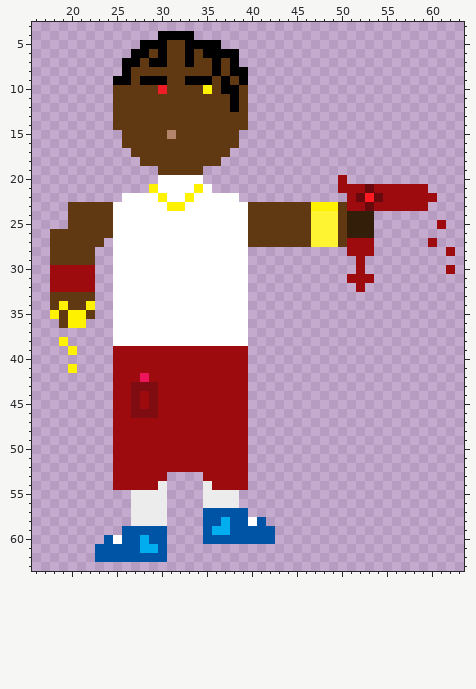
Pixel-art sprite -- sprites/s_condiment_man/layers/76d1fe97-7a9c-473a-a605-c722291c59cf/412bb4fb-5cac-466c-a00d-03a514fd76bd.png. That is the earlier state.
The file is 64x64 pixels. Shown: x 16..63, y 3..63.
After the commit:
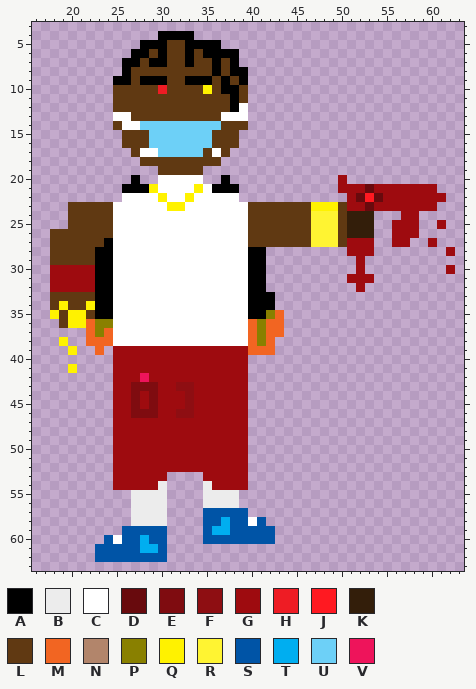
Palette (. is transparent): A #000000  B #ececec  C #ffffff  D #680a0d  E #7f0c10  F #8e0e12  G #9e0b0f  H #ee1c24  J #ff1921  K #331e0a  L #603912  M #f26522  N #b2856b  P #898000  Q #fff200  R #fff432  S #0054a6  T #00aef0  U #6dd0f7  V #ee145b
Changes in this commit:
Colour A now appears in row 20 at x 27 and 37; in row 21 at x 26 to 28 and 36 to 38; in row 27 at x 24; in rows 28 to 32 at x 23 to 24 and 40 to 41; in rows 33 to 34 at x 23 to 24 and 40 to 42; in row 35 at x 23 to 24 and 40 to 41.
The author changed colour L to colour C in row 12 at x 39; in row 13 at x 25 to 26 and 37 to 39; in row 14 at x 26 to 27; in row 17 at x 28 to 29 and 36.
The author changed colour G to colour F in row 43 at x 32 to 33; in rows 44 to 45 at x 33; in row 46 at x 32 to 33.
Colour G now appears in row 21 at x 60; in row 22 at x 61; in row 23 at x 60; in row 24 at x 57 to 58; in rows 25 to 26 at x 56 to 58; in row 27 at x 56 to 57.
Colour M now appears in row 35 at x 43; in row 36 at x 22, 40 and 42 to 43; in row 37 at x 22, 24, 40 and 42 to 43; in row 38 at x 22 to 24, 40 and 42; in row 39 at x 23 and 40 to 42.
Colour P now appears in row 35 at x 42; in row 36 at x 23 to 24 and 41; in row 37 at x 23 and 41; in row 38 at x 41.
The author changed colour L to colour U in row 14 at x 28 to 36; in row 15 at x 29 to 30 and 32 to 35; in row 16 at x 29 to 35; in row 17 at x 30 to 34.
The author changed colour N to colour U in row 15 at x 31.
Pixel boxes of the changes (left, top, right, bottom) in both pictures:
changed: (113, 103, 248, 193)
added: (392, 184, 446, 247)
added: (86, 238, 113, 355)
added: (248, 247, 284, 355)
changed: (176, 382, 194, 418)
